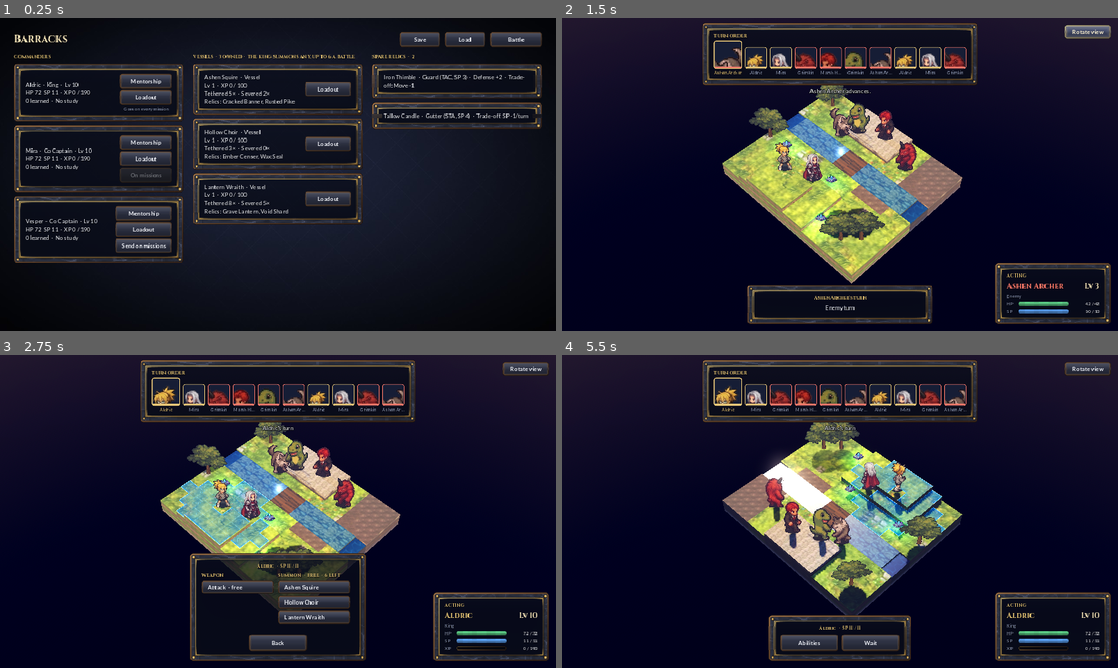
Above: before the commit, frames 1-4 (two rows, left to right).
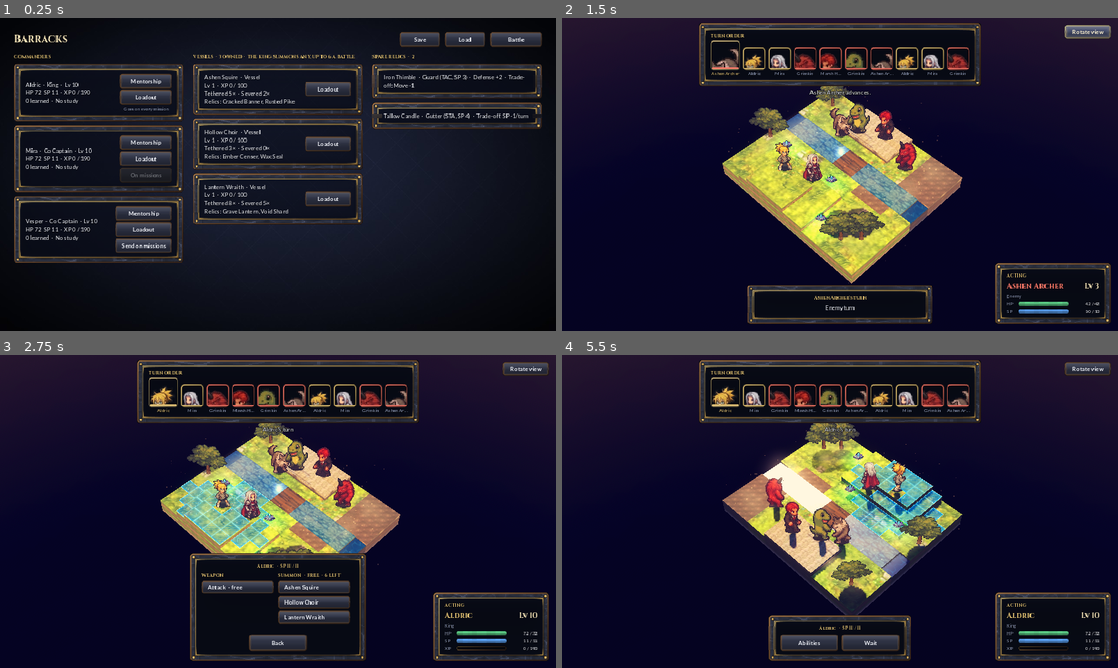
Above: after the commit, the same moments.

Repository: JoelsCodes/Tactics-game
Game: Godot game, scene res://scenes/barracks.tscn
The game is run twice, just before and just after one commit, with the same random seed, the same clock (stepped at 60 frames per second) and the same inputs.
Inputs:
- Up to frame 1 (0.25 s): no input
- Up to frame 2 (1.5 s): click "Battle" at 0.5 s; click "Rotate view" at 1.25 s
- Up to frame 3 (2.75 s): click "Abilities" at 2 s
- Up to frame 4 (5.5 s): click "Attack · free" at 2.75 s; click "Rotate view" at 3.5 s; click "Rotate view" at 4.25 s; click "Cancel" at 5 s

The runs differ from the first frame. In frame 2, 8.8% of the frame differs, in the area x 24-76%, y 1-85%; in frame 3, 9.5%; in frame 4, 10%, in the area x 24-76%, y 1-76%.

Commit message:
HD-2D atmosphere: heavy SSAO, golden-hour LUT, volumetric light, dust and floor mist; scanline neon grid; frosted-glass HUD panels and gold portrait frames
Co-Authored-By: Claude Opus 5.5 <noreply@anthropic.com>
Claude-Session: https://claude.ai/code/session_01UHqCe3Atfdf2Td9hbtNQLv

Diff:
--- a/godot/scripts/stage/board_3d.gd
+++ b/godot/scripts/stage/board_3d.gd
@@ -43,6 +43,7 @@
 	_build_terrain()
 	_build_trees()
 	_build_light()
+	_build_atmosphere()
 	_build_camera()
 
 
@@ -186,6 +187,7 @@
 	sun.shadow_normal_bias = 1.2
 	sun.directional_shadow_mode = DirectionalLight3D.SHADOW_ORTHOGONAL
 	sun.directional_shadow_max_distance = 60.0
+	sun.light_volumetric_fog_energy = 1.4
 	add_child(sun)
 	# soft warm and cool omni fills so shadows keep color and depth
 	for spec in [[Vector3(map.w * .2, 5.5, map.d * .85), Color(1.0, .72, .45), 9.0, 18.0], [Vector3(map.w * .85, 4.5, map.d * .2), Color(.45, .6, 1.0), 6.0, 20.0]]:
@@ -232,21 +234,112 @@
 	env.tonemap_mode = Environment.TONE_MAPPER_FILMIC
 	env.tonemap_exposure = 0.9
 	env.ssao_enabled = true
-	env.ssao_radius = 0.6
-	env.ssao_intensity = 1.3
-	env.ssao_power = 1.2
-	env.ssao_detail = 0.6
+	# heavy SSAO: deep contact shadows in the crevices between blocks and at the foot of every wall
+	env.ssao_radius = 0.9
+	env.ssao_intensity = 2.8
+	env.ssao_power = 1.5
+	env.ssao_detail = 0.8
+	env.ssao_horizon = 0.06
+	env.ssao_light_affect = 0.15  # a little occlusion even in direct sun
 	env.ssil_enabled = false
 	env.glow_enabled = true
-	env.glow_intensity = 0.55
-	env.glow_strength = 1.0
-	env.glow_bloom = 0.08
-	env.glow_hdr_threshold = 0.95
+	env.glow_intensity = 0.7
+	env.glow_strength = 1.05
+	env.glow_bloom = 0.12
+	env.glow_hdr_threshold = 0.85
+	env.glow_blend_mode = Environment.GLOW_BLEND_MODE_SOFTLIGHT
+	env.set_glow_level(1, 1.0)
+	env.set_glow_level(3, 0.8)
+	env.set_glow_level(5, 0.5)
+	# golden-hour grade: a color-correction gradient (1D LUT) lifting the shadows to warm violet, the
+	# mid tones to amber and the highlights to soft gold; then contrast and saturation on top
 	env.adjustment_enabled = true
-	env.adjustment_contrast = 1.12
-	env.adjustment_saturation = 1.12
+	env.adjustment_contrast = 1.14
+	env.adjustment_saturation = 1.25  # the warm LUT mutes blues and greens a little; win them back
+	env.adjustment_color_correction = golden_hour_lut()
+	# volumetric light: a thin warm haze the sun shines through (light shafts past the trees and units)
+	env.volumetric_fog_enabled = true
+	env.volumetric_fog_density = 0.012
+	env.volumetric_fog_albedo = Color(1.0, .84, .62)
+	env.volumetric_fog_emission = Color(.05, .03, .02)
+	env.volumetric_fog_anisotropy = 0.6
+	env.volumetric_fog_length = 80.0
+	env.volumetric_fog_ambient_inject = 0.15
+	env.volumetric_fog_sky_affect = 0.0
 	we.environment = env
 	add_child(we)
+
+
+## The golden-hour grade as a 1D color-correction texture: input brightness -> output color.
+static func golden_hour_lut() -> GradientTexture1D:
+	var g := Gradient.new()
+	g.offsets = PackedFloat32Array([0.0, 0.22, 0.5, 0.78, 1.0])
+	# per channel (Godot reads r, g and b through their own curves), so hues survive: red lifted a little,
+	# blue lowered in the mids and highs, blue kept in the deepest shadows
+	g.colors = PackedColorArray([Color(.02, .015, .035), Color(.24, .205, .215), Color(.55, .49, .42), Color(.83, .77, .66), Color(1.0, .97, .88)])
+	var t := GradientTexture1D.new()
+	t.gradient = g
+	t.width = 256
+	return t
+
+
+## Floating dust motes catching the sun over the whole board, and a low mist lying on the floor.
+func _build_atmosphere() -> void:
+	var size := Vector3(map.w, 3.0, map.d)
+	var dust := GPUParticles3D.new()
+	dust.name = "Dust"
+	dust.amount = 220
+	dust.lifetime = 9.0
+	dust.preprocess = 9.0
+	dust.position = Vector3(map.w / 2.0, 1.6, map.d / 2.0)
+	dust.visibility_aabb = AABB(-size, size * 2.0)
+	dust.cast_shadow = GeometryInstance3D.SHADOW_CASTING_SETTING_OFF
+	var pm := ParticleProcessMaterial.new()
+	pm.emission_shape = ParticleProcessMaterial.EMISSION_SHAPE_BOX
+	pm.emission_box_extents = size / 2.0
+	pm.direction = Vector3(0.4, 0.3, -0.2)
+	pm.spread = 60.0
+	pm.initial_velocity_min = 0.04
+	pm.initial_velocity_max = 0.14
+	pm.gravity = Vector3(0, 0.01, 0)
+	pm.turbulence_enabled = true
+	pm.turbulence_noise_strength = 0.6
+	pm.turbulence_noise_scale = 3.0
+	pm.scale_min = 0.5
+	pm.scale_max = 1.3
+	var fade := Gradient.new()
+	fade.offsets = PackedFloat32Array([0.0, 0.2, 0.8, 1.0])
+	fade.colors = PackedColorArray([Color(1, 1, 1, 0), Color(1, 1, 1, 1), Color(1, 1, 1, 1), Color(1, 1, 1, 0)])
+	var ft := GradientTexture1D.new()
+	ft.gradient = fade
+	pm.color_ramp = ft
+	dust.process_material = pm
+	var quad := QuadMesh.new()
+	quad.size = Vector2(0.08, 0.08)
+	var dm := StandardMaterial3D.new()
+	dm.shading_mode = BaseMaterial3D.SHADING_MODE_UNSHADED
+	dm.transparency = BaseMaterial3D.TRANSPARENCY_ALPHA
+	dm.blend_mode = BaseMaterial3D.BLEND_MODE_ADD
+	dm.billboard_mode = BaseMaterial3D.BILLBOARD_PARTICLES
+	dm.vertex_color_use_as_albedo = true
+	dm.albedo_color = Color(1.4, 1.15, .7, .9)
+	dm.albedo_texture = load("res://assets/fx/soft_dot.png")
+	dm.disable_receive_shadows = true
+	quad.material = dm
+	dust.draw_pass_1 = quad
+	add_child(dust)
+	var mist := MeshInstance3D.new()
+	mist.name = "Mist"
+	var plane := PlaneMesh.new()
+	plane.size = Vector2(map.w, map.d)
+	mist.mesh = plane
+	mist.position = Vector3(map.w / 2.0, 0.3, map.d / 2.0)
+	mist.cast_shadow = GeometryInstance3D.SHADOW_CASTING_SETTING_OFF
+	var mm := ShaderMaterial.new()
+	mm.shader = load("res://shaders/floor_mist.gdshader")
+	mm.set_shader_parameter("sheet_size", plane.size)
+	mist.material_override = mm
+	add_child(mist)
 
 
 func _build_camera() -> void:
--- a/godot/scripts/stage/tile_highlights.gd
+++ b/godot/scripts/stage/tile_highlights.gd
@@ -44,6 +44,7 @@
 		m.set_shader_parameter("hatch", l[3])
 		m.set_shader_parameter("pulse", l[4])
 		m.set_shader_parameter("brackets", l[5])
+		m.set_shader_parameter("scanlines", 0.5 if k in [Kind.MOVE, Kind.REACH] else 0.2)
 		m.render_priority = k  # later kinds draw over earlier ones
 		_materials[k] = m
 		var mi := MeshInstance3D.new()
--- a/godot/scripts/ui/hud/battle_hud.gd
+++ b/godot/scripts/ui/hud/battle_hud.gd
@@ -121,6 +121,7 @@
 	return_button.pressed.connect(func(): return_pressed.emit())
 	rc.add_child(return_button)
 	result_panel.hide()
+	HudStyle.frost_panels(self)  # the game shows blurred through the panels' glass
 
 
 func say(text: String) -> void:
--- a/godot/scripts/ui/hud/hud_style.gd
+++ b/godot/scripts/ui/hud/hud_style.gd
@@ -127,6 +127,27 @@
 	return b
 
 
+## Frosted glass for a panel drawn over the game (shaders/ui_glass.gdshader): the blurred game shows
+## through the panel's glass center.
+static func glass_material() -> ShaderMaterial:
+	var m := ShaderMaterial.new()
+	m.shader = load("res://shaders/ui_glass.gdshader")
+	return m
+
+
+## Gives every textured panel under `root` the frosted-glass material.
+static func frost_panels(root: Node) -> void:
+	for c in root.get_children():
+		if c is PanelContainer and (c as Control).get_theme_stylebox("panel") is StyleBoxTexture:
+			(c as Control).material = glass_material()
+		frost_panels(c)
+
+
+## A portrait frame: the gold bevel ring (assets/ui/portrait_frame.png) tinted `col`, over dark glass.
+static func portrait_box(col: Color, pad := 4) -> StyleBoxTexture:
+	return tex("portrait_frame.png", 14, Vector4(pad, pad, pad, pad), col)
+
+
 ## The full-screen moody backdrop for menu screens.
 static func backdrop() -> TextureRect:
 	var r := TextureRect.new()
--- a/godot/scripts/ui/hud/turn_order_bar.gd
+++ b/godot/scripts/ui/hud/turn_order_bar.gd
@@ -51,7 +51,7 @@
 	col.add_theme_constant_override("separation", 2)
 	col.size_flags_vertical = Control.SIZE_SHRINK_END
 	var frame := PanelContainer.new()
-	frame.add_theme_stylebox_override("panel", HudStyle.box(HudStyle.GLASS_LIGHT, HudStyle.GOLD if now else HudStyle.team_color(bu), 8, 3 if now else 2, 3, 3))
+	frame.add_theme_stylebox_override("panel", HudStyle.portrait_box(HudStyle.GOLD.lightened(0.2) if now else HudStyle.team_color(bu), 5 if now else 4))
 	frame.tooltip_text = bu.data.display_name
 	frame.mouse_filter = Control.MOUSE_FILTER_STOP
 	frame.gui_input.connect(func(e): if e is InputEventMouseButton and e.pressed: unit_pressed.emit(bu))
--- /dev/null
+++ b/godot/shaders/floor_mist.gdshader
@@ -0,0 +1,57 @@
+// Low-lying mist over the battlefield floor: a flat sheet just above level 0 with two layers of slowly
+// drifting noise. It fades out where it meets the ground and the blocks (proximity fade on the depth
+// buffer), so it pools in the low ground and around the feet of cliffs instead of showing an edge.
+shader_type spatial;
+render_mode unshaded, blend_mix, depth_draw_never, cull_disabled, shadows_disabled;
+
+uniform sampler2D depth_tex : hint_depth_texture, filter_linear;
+uniform vec4 mist_color : source_color = vec4(1.0, 0.88, 0.74, 1.0);
+uniform float density = 0.4;
+uniform float fade_distance = 0.6;  // world units over which the mist fades into geometry
+uniform float edge_fade = 1.5;      // world units over which the sheet fades at its borders
+uniform vec2 sheet_size = vec2(18.0, 20.0);
+
+varying vec3 wpos;
+
+void vertex() {
+	wpos = (MODEL_MATRIX * vec4(VERTEX, 1.0)).xyz;
+}
+
+float hash(vec2 p) {
+	return fract(sin(dot(p, vec2(127.1, 311.7))) * 43758.5453);
+}
+
+float noise(vec2 p) {
+	vec2 i = floor(p);
+	vec2 f = fract(p);
+	vec2 u = f * f * (3.0 - 2.0 * f);
+	return mix(mix(hash(i), hash(i + vec2(1, 0)), u.x), mix(hash(i + vec2(0, 1)), hash(i + vec2(1, 1)), u.x), u.y);
+}
+
+float fbm(vec2 p) {
+	float v = 0.0;
+	float a = 0.5;
+	for (int i = 0; i < 4; i++) {
+		v += a * noise(p);
+		p *= 2.03;
+		a *= 0.5;
+	}
+	return v;
+}
+
+void fragment() {
+	vec2 p = wpos.xz * 0.35;
+	float n = fbm(p + vec2(TIME * 0.05, TIME * 0.02)) * 0.6 + fbm(p * 1.7 - vec2(TIME * 0.03, -TIME * 0.04)) * 0.4;
+	n = smoothstep(0.35, 0.8, n);
+	// proximity fade against whatever is behind the sheet
+	float depth = texture(depth_tex, SCREEN_UV).r;
+	vec4 world = INV_PROJECTION_MATRIX * vec4(SCREEN_UV * 2.0 - 1.0, depth, 1.0);
+	world.xyz /= world.w;
+	float behind = length(world.xyz - VERTEX);
+	float prox = clamp(behind / fade_distance, 0.0, 1.0);
+	// fade at the sheet's borders
+	vec2 local = abs(UV - 0.5) * sheet_size;
+	vec2 border = clamp((sheet_size * 0.5 - local) / edge_fade, 0.0, 1.0);
+	ALBEDO = mist_color.rgb;
+	ALPHA = n * density * prox * border.x * border.y;
+}
--- a/godot/shaders/tile_highlight_3d.gdshader
+++ b/godot/shaders/tile_highlight_3d.gdshader
@@ -2,7 +2,9 @@
 // tile, laid just above its top. UV (0,0) (1,0) (1,1) (0,1) run along grid +x then +y, and the vertex
 // COLOR says which edges are on the outside of the highlighted region (r: the -y edge, g: +x, b: +y,
 // a: -x), so a region glows along its border: a bright core line with a soft falloff inward, a faint
-// tile grid, a diamond inlay and a slow light sweep over the whole region (from world position).
+// tile grid, a diamond inlay and a slow light sweep over the whole region (from world position), plus
+// the classic tactics-RPG overlay: bright cyan grid lines on every tile edge, a breathing pulse and thin
+// scanlines that roll across the range.
 shader_type spatial;
 render_mode unshaded, blend_mix, depth_draw_never, cull_disabled, shadows_disabled, fog_disabled;
 
@@ -16,6 +18,9 @@
 uniform float hatch = 0.0;
 uniform float pulse = 0.0;
 uniform float brackets = 0.0;
+uniform float grid_glow = 0.55;   // the cyan line on every tile edge (inner edges included)
+uniform float scanlines = 0.5;    // rolling scanline strength
+uniform float breathe_all = 0.18; // a slow pulse on the whole overlay
 
 varying vec3 wpos;
 
@@ -37,7 +42,8 @@
 	float core = line(db, edge_width) * edge;
 	float soft = exp(-db / edge_glow * 3.0) * edge * 0.55;
 	float dc = min(min(d0, d1), min(d2, d3));
-	float cell = line(dc, 0.025);
+	float cell = line(dc, 0.035);
+	float cell_soft = exp(-dc * 18.0) * 0.5;
 	float dia = abs(UV.x - 0.5) + abs(UV.y - 0.5);
 	float ring = line(abs(dia - 0.3), 0.02) * 0.35 + line(abs(dia - 0.12), 0.015) * 0.25;
 	float sweep = pow(0.5 + 0.5 * sin((wpos.x + wpos.z) * 1.4 - TIME * 1.6), 6.0);
@@ -48,8 +54,12 @@
 		vec2 q = abs(UV - 0.5);
 		corner = brackets * step(0.42, max(q.x, q.y)) * step(0.3, min(q.x, q.y));
 	}
-	float body = fill * breathe * (0.78 + 0.35 * sweep) + stripes * 0.14;
-	float lines = max(max(core, cell * grid), max(corner, ring * grid * 2.0));
+	// scanlines: thin bright bands rolling across the board (world space, so they cross tiles seamlessly)
+	float scan = pow(0.5 + 0.5 * sin((wpos.x - wpos.z) * 22.0 - TIME * 6.0), 12.0) * scanlines;
+	float roll = smoothstep(0.85, 1.0, sin((wpos.x + wpos.z) * 0.35 - TIME * 1.2)) * scanlines;
+	float pulse_all = 1.0 + breathe_all * sin(TIME * 2.4);
+	float body = (fill * breathe * (0.78 + 0.35 * sweep) + stripes * 0.14 + scan * 0.18 + roll * 0.25) * pulse_all;
+	float lines = max(max(core, max(cell, cell_soft) * max(grid, grid_glow) * pulse_all), max(corner, ring * grid * 2.0));
 	vec3 col = tint.rgb * (body + soft) + glow_color.rgb * lines * (1.0 + 0.5 * sweep);
 	col += vec3(0.6, 0.85, 1.0) * core * core * 0.5;
 	float a = clamp(body * 1.15 + soft * 0.8 + lines * 0.7, 0.0, 0.88);
--- /dev/null
+++ b/godot/shaders/ui_glass.gdshader
@@ -0,0 +1,24 @@
+// Frosted glass for the HUD panels: wherever the panel texture is translucent (its glass center), the
+// game behind it is shown blurred (a low mip of the screen) and tinted, then the panel is laid over it.
+// The stone frame and gold trim stay as drawn; outside the panel's rounded corners nothing is drawn.
+shader_type canvas_item;
+
+uniform sampler2D screen : hint_screen_texture, filter_linear_mipmap;
+uniform float blur_lod = 3.2;
+uniform vec4 frost_tint : source_color = vec4(0.04, 0.06, 0.12, 1.0);
+uniform float frost_mix = 0.35;
+uniform float frost_light = 1.08;
+
+varying vec4 vc;
+
+void vertex() {
+	vc = COLOR;
+}
+
+void fragment() {
+	vec4 t = texture(TEXTURE, UV) * vc;
+	vec3 bg = textureLod(screen, SCREEN_UV, blur_lod).rgb * frost_light;
+	bg = mix(bg, frost_tint.rgb, frost_mix);
+	vec3 c = mix(bg, t.rgb, t.a);
+	COLOR = vec4(c, clamp(t.a * 6.0, 0.0, 1.0));
+}
--- a/godot/tests/stage_check.gd
+++ b/godot/tests/stage_check.gd
@@ -126,6 +126,9 @@
 	eq(card.sp_text.text, "%d / %d" % [cur.sp, cur.max_sp()], "card SP")
 	eq(card.xp_text.text, "%d / %d" % [cur.data.exp, cur.data.exp_to_next_level], "card XP")
 	ok(not card.tactical.visible, "no vessel data for a human")
+	ok(s.hud.result_panel.material is ShaderMaterial, "HUD panels are frosted glass")
+	ok(s.board.env.ssao_enabled and s.board.env.volumetric_fog_enabled and s.board.env.adjustment_color_correction != null, "SSAO, volumetric light and the golden-hour grade")
+	ok(s.board.get_node_or_null("Dust") is GPUParticles3D and s.board.get_node_or_null("Mist") != null, "dust motes and floor mist")
 	var pal := s.hud.palette
 	eq(pal.state, CommandPalette.State.COMMANDS, "commands shown")
 	eq(pal.end_button.text, "Wait", "nothing done yet: Wait")
Binary file changed: godot/assets/ui/panel_stone.png
Binary file changed: godot/assets/ui/panel_wood.png
Not shown, changed: godot/README.md
Not shown, changed: godot/tools/art/build_ui.py
